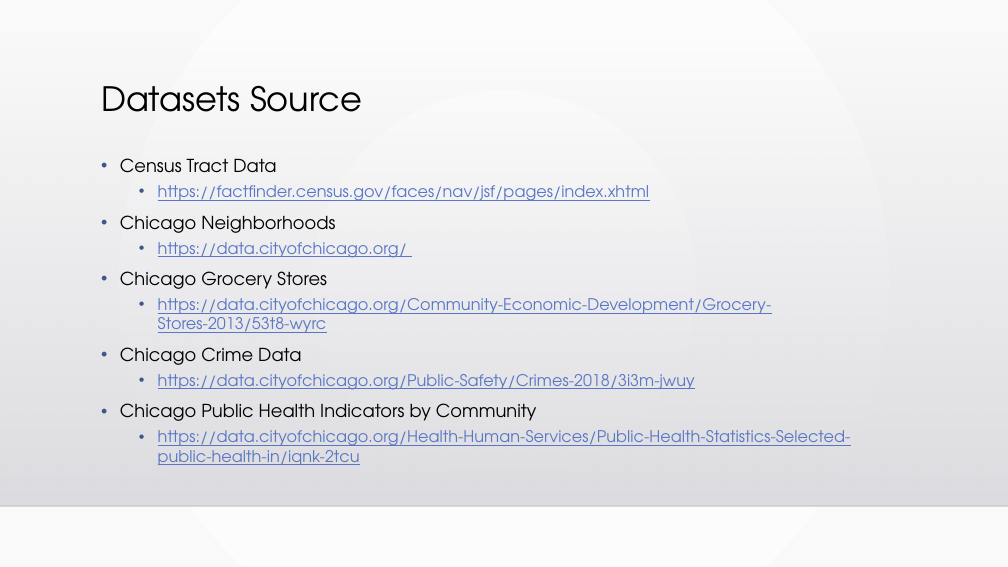
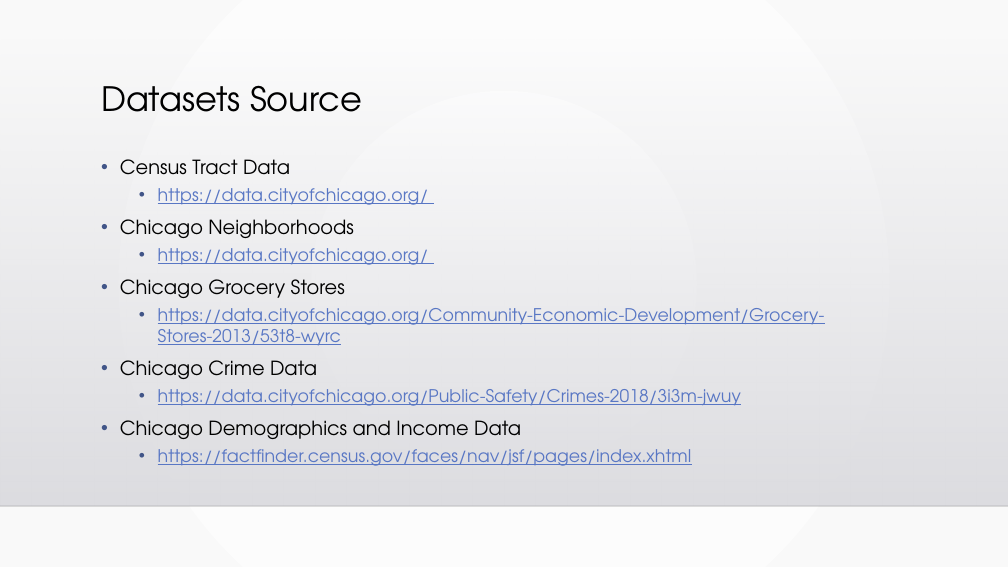
Before and after one commit to chell0011/MMA1, a slide deck: slide 21 of Chicago_Food_Deserts_Final.pptx. Drawn at 1008x567 pixels with LibreOffice and Linux fonts; fonts in the diff are those of the drawing; background and template pictures are left out. Boxes give left, top, right and bottom in pixels: in the first picture for what was removed or moved away, otherwise in the second. Text is boxed around its words. In the diff, an @@ line names an element or a change of style, - is before the commit and + after.

```diff
--- a/Chicago_Food_Deserts_Final.pptx
+++ b/Chicago_Food_Deserts_Final.pptx
@@ text at box(120, 159, 825, 406): size 17 to 18.5 pt in "Census Tract Data", "Chicago Neighborhoods", "Chicago Grocery Stores", "Chicago Crime Data"; size 15.3 to 16.6 pt in "https://data.cityofchicago.org/", "https://data.cityofchicago.org/Community-Economic-Developmen ...", "https://data.cityofchicago.org/Public-Safety/Crimes-2018/3i3 ..." @@
@@ text at box(158, 188, 429, 205): text changed; size 15.3 to 16.6 pt @@
-  • https://factfinder.census.gov/faces/nav/jsf/pages/index.xhtml
+  • https://data.cityofchicago.org/
@@ text at box(120, 420, 692, 466): text changed; size 15.3 to 16.6 pt @@
-• Chicago Public Health Indicators by Community
-  • https://data.cityofchicago.org/Health-Human-Services/Public-Health-Statistics-Selected-public-health-in/iqnk-2tcu
+• Chicago Demographics and Income Data
+  • https://factfinder.census.gov/faces/nav/jsf/pages/index.xhtml
```
Also in this commit, not shown: 13 other slides changed, 1 other file.
